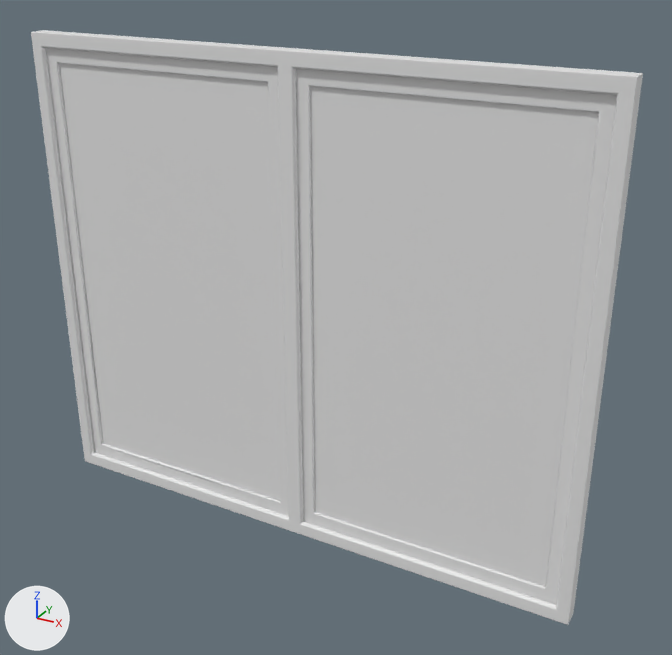
A saved change to the FBX model data/Meshes/House/window_door.fbx.
Both versions are drawn from a 50 mm lens placed at (1.84, 0.11, 1.14), pointed at (0.16, 3.17, -0.39). Lighting does not change. The marker at lower left points along +X, +Y and +Z.

Before the edit, the objects in view are built like this:
```python
me_object_0_003 = bpy.data.meshes.new('Object_0.003')
me_object_0_003.from_pydata(...)  # 6886 vertices, 13716 faces; spans x -1.25..1.25, y -0.04..0.04, z -1.26..0.84
# faces by material slot: [13645, 71]
me_object_0_003.materials.append(mat_wood_002)  # white #e7e7e7
me_object_0_003.materials.append(mat_glass_002)  # white #e7e7e7
ob_object_4_001 = bpy.data.objects.new('Object_4.001', me_object_0_003)
ob_object_4_001.location = (0.001, 3.111, -0.139)
```
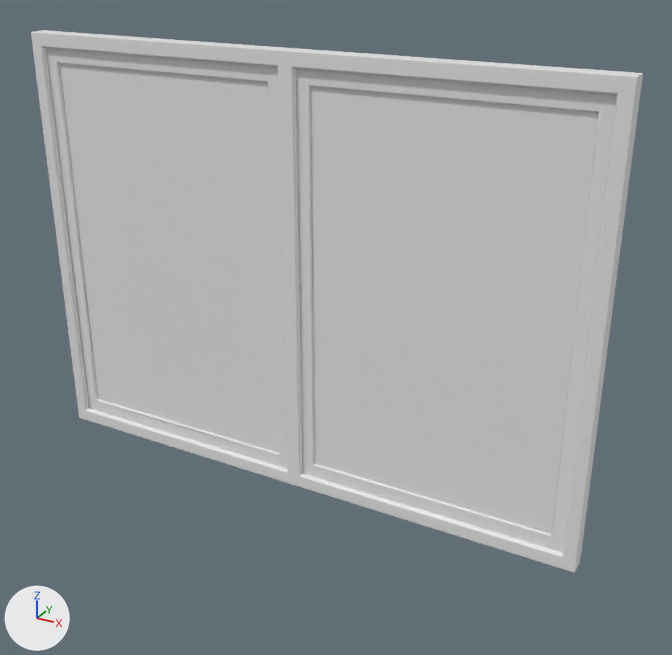
Commit message: Make all windows transparent + inside walls + floor

What changed in the scene script:
```text
Change me_object_0_003:
    where me_object_0_003.from_pydata(...)  # 6886 vertices, 13716 faces; spans x -1.25..1.25, y -0.04..0.04, z -1.26..0.84
    used by ob_object_4_001; location = (0.001, 3.111, -0.139)
    me_object_0_003 part 1: all 3274 vertices in x -1.25..1.25, y -0.04..0.04, z -1.26..-0.39 are moved by (0.0, 0.0, 0.25)
```

What differs and where, as boxes [x1, y1, x2, y2] in the pictures (672 x 655 px; the box of a moved part takes in the faces that stretch with it):
'Object_4.001', reshaped (9% shorter): before [31, 30, 643, 625]; after [31, 30, 643, 573]
part 1 of me_object_0_003, moved or reshaped: before [79, 353, 580, 625]; after [79, 353, 580, 573]
